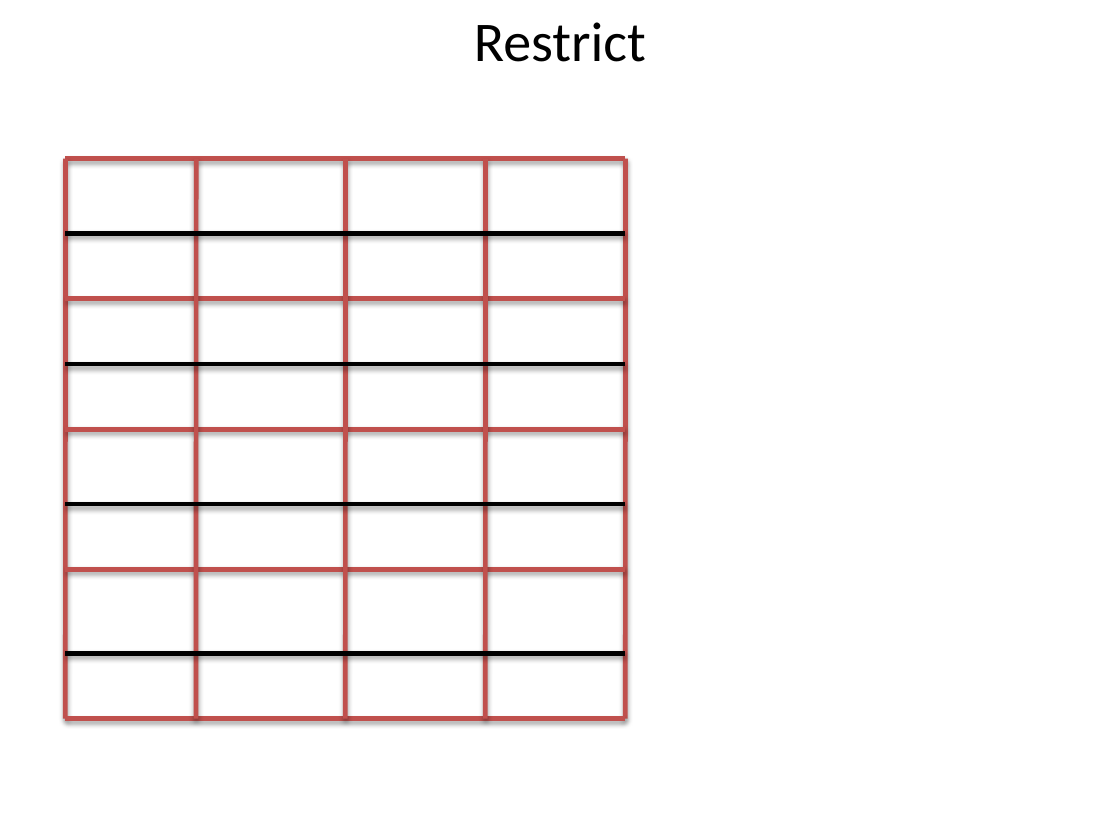
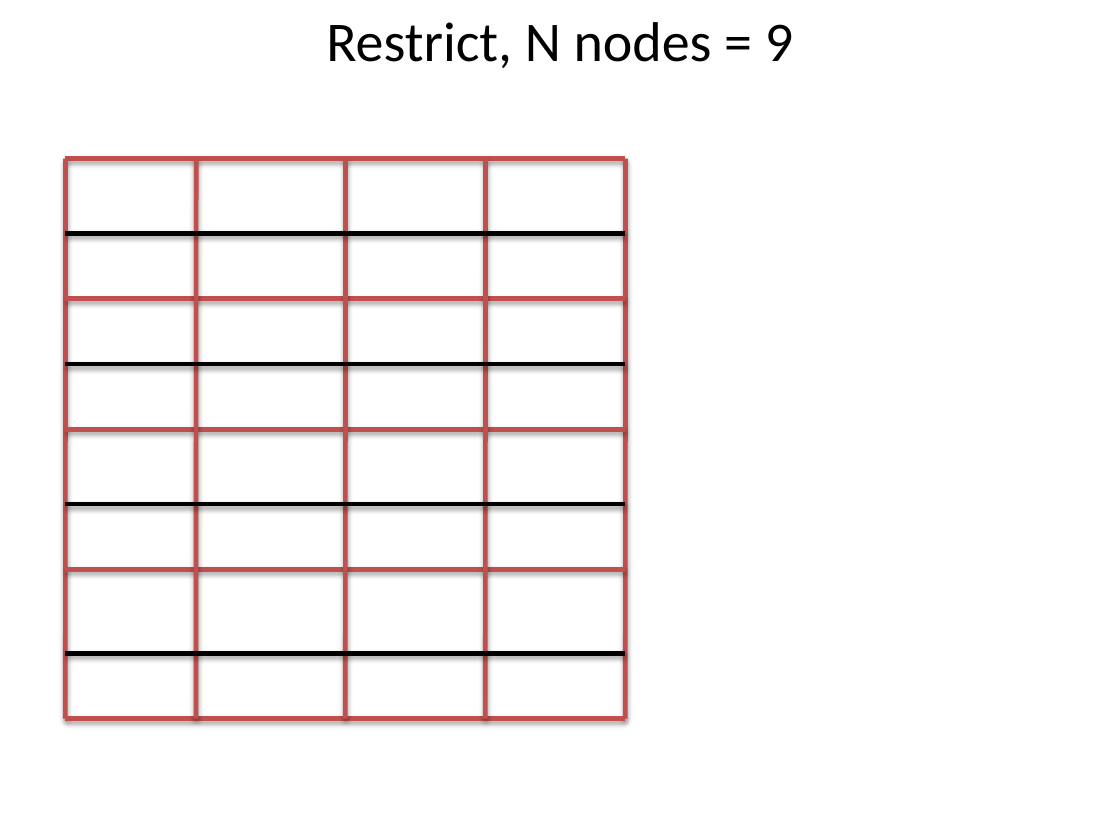
Before and after one commit to charleskawczynski/MOONS, a slide deck: slide 5 of __documentation/Solvers/Poisson Solver/grid.pptx. Drawn at 1120x840 pixels with LibreOffice and Linux fonts; fonts in the diff are those of the drawing. Boxes give left, top, right and bottom in pixels: in the first picture for what was removed or moved away, otherwise in the second. Text is boxed around its words. In the diff, an @@ line names an element or a change of style, - is before the commit and + after.

Commit message:
Added the coordinates and grid class with restrict routines for MG. 3D ADI has been tested for 3D cosine modes. About to try to remove griddata from all routines inside MHDSolver. Added documentation.

```diff
--- a/__documentation/Solvers/Poisson Solver/grid.pptx
+++ b/__documentation/Solvers/Poisson Solver/grid.pptx
@@ text at [326, 22, 793, 68]: text changed @@
-Restrict
+Restrict, N nodes = 9
```
Also in this commit, not shown: 2 other slides changed, 4 slides added, 33 other files.
